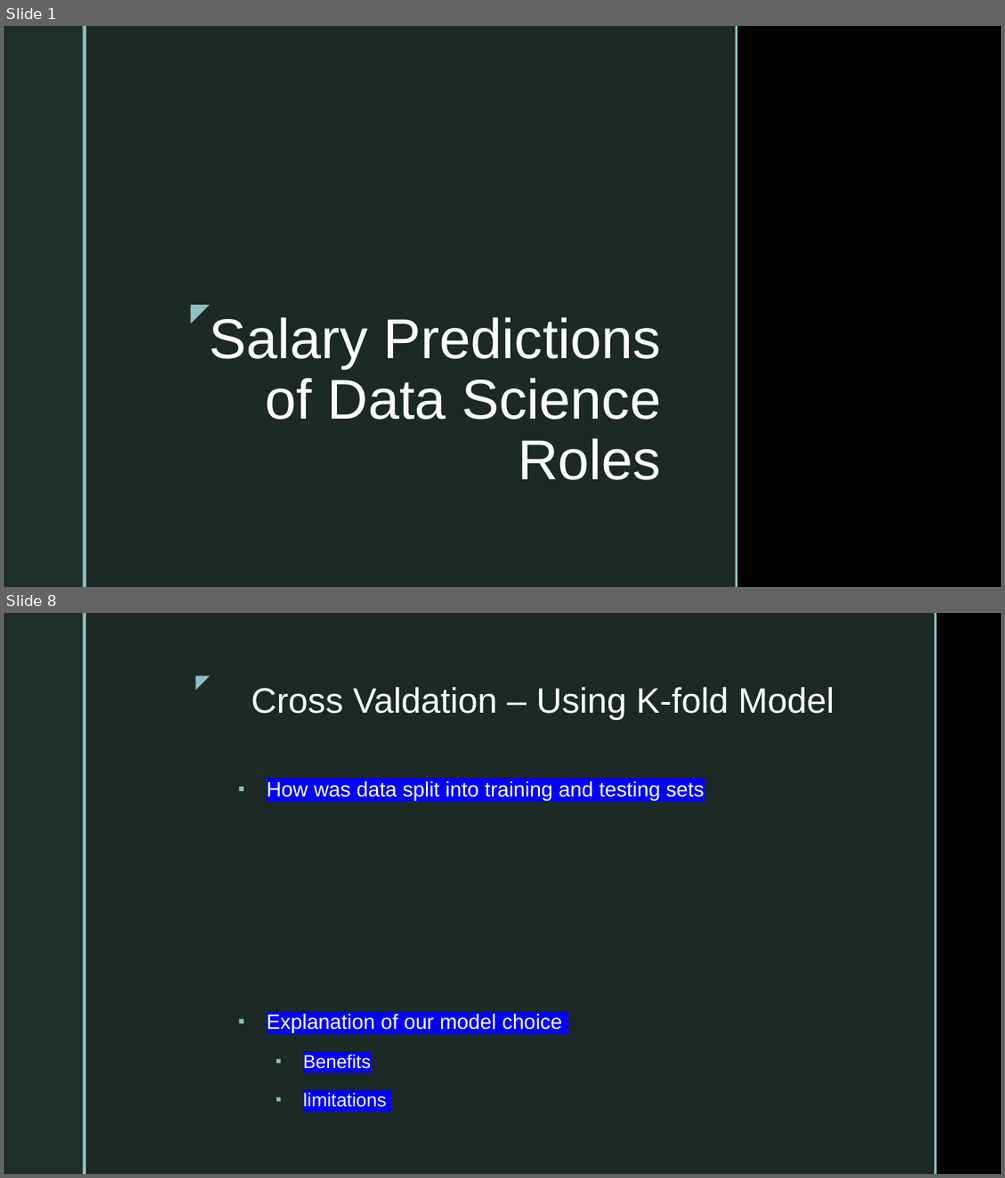
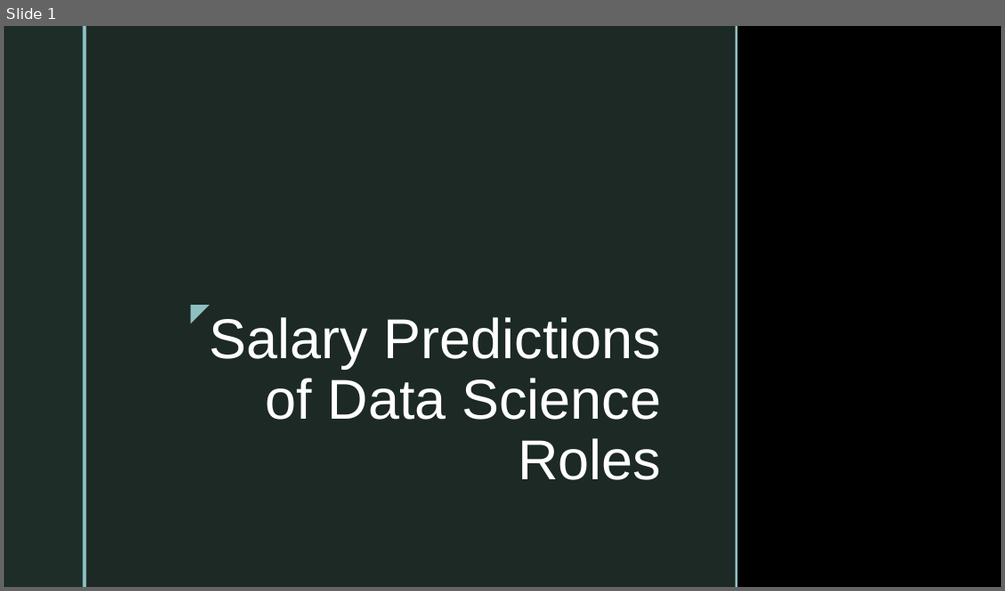
Before and after one commit to Sirius0531/final_project, a slide deck: 2nd Segment Project Deliverable/Deliverable2_Storyboard.pptx. Shown one above the other, each under a label of ours: slides 1 and 8 before the commit, slide 1 after it; the slides between them are not shown. The pictures are 1005x1178 and 1005x591 pixels, drawn with LibreOffice and Linux fonts; fonts in the diff are those of the drawing; background and template pictures are left out. Boxes give left, top, right and bottom in pixels: in the first picture for what was removed or moved away, otherwise in the second. Text is boxed around its words. In the diff, an @@ line names an element or a change of style, - is before the commit and + after.

```diff
--- a/2nd Segment Project Deliverable/Deliverable2_Storyboard.pptx
+++ b/2nd Segment Project Deliverable/Deliverable2_Storyboard.pptx
@@ slide 8 removed at [4, 613, 1001, 1174], background picture (left out); not listed: 2 template elements that a slide beside it also shows @@
@@ rectangle removed at [86, 613, 934, 1174] @@
@@ rectangle removed at [934, 613, 937, 1174] @@
@@ text removed at [184, 666, 217, 695] @@
-◤
@@ title removed at [251, 687, 834, 720] @@
-Cross Valdation – Using K-fold Model
@@ text removed at [267, 781, 704, 1107] @@
-▪ How was data split into training and testing sets
-▪ Explanation of our model choice
-  ▪ Benefits
-  ▪ limitations
```
Also in this commit, not shown: 7 slides changed, 1 slide added.
